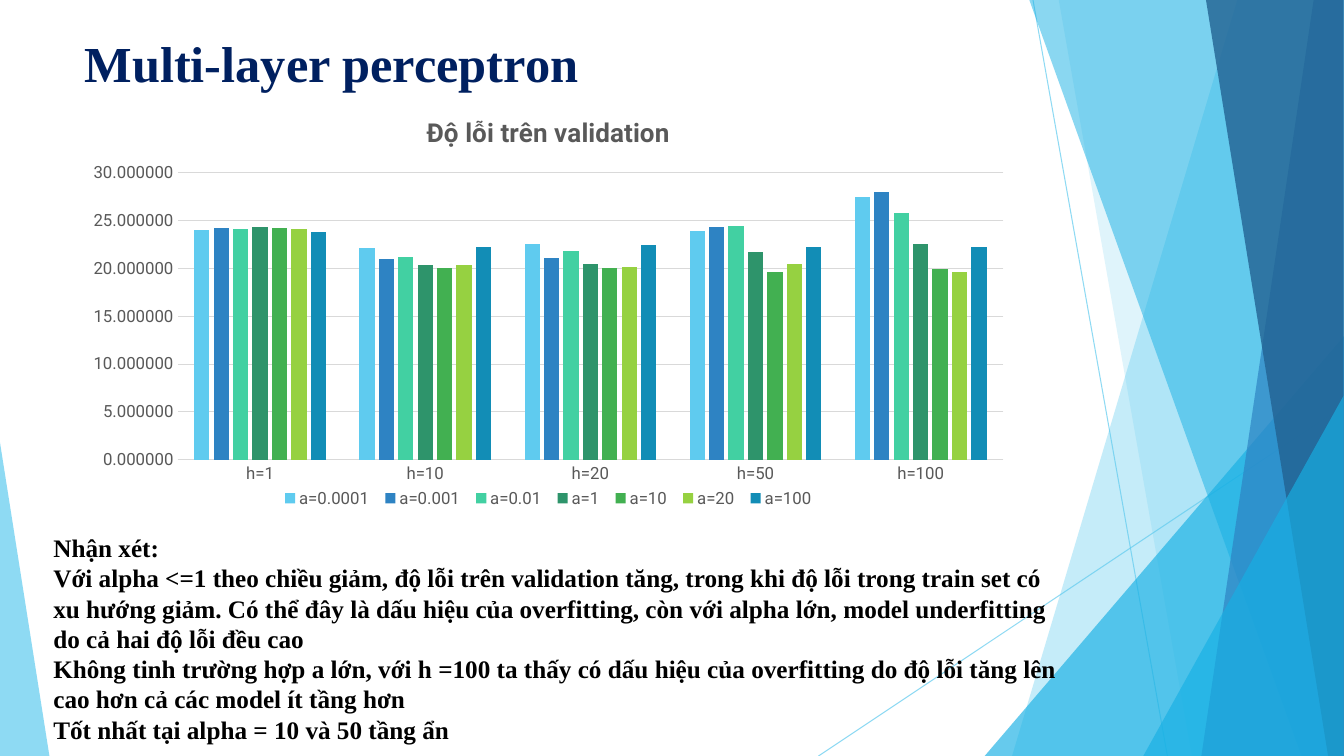
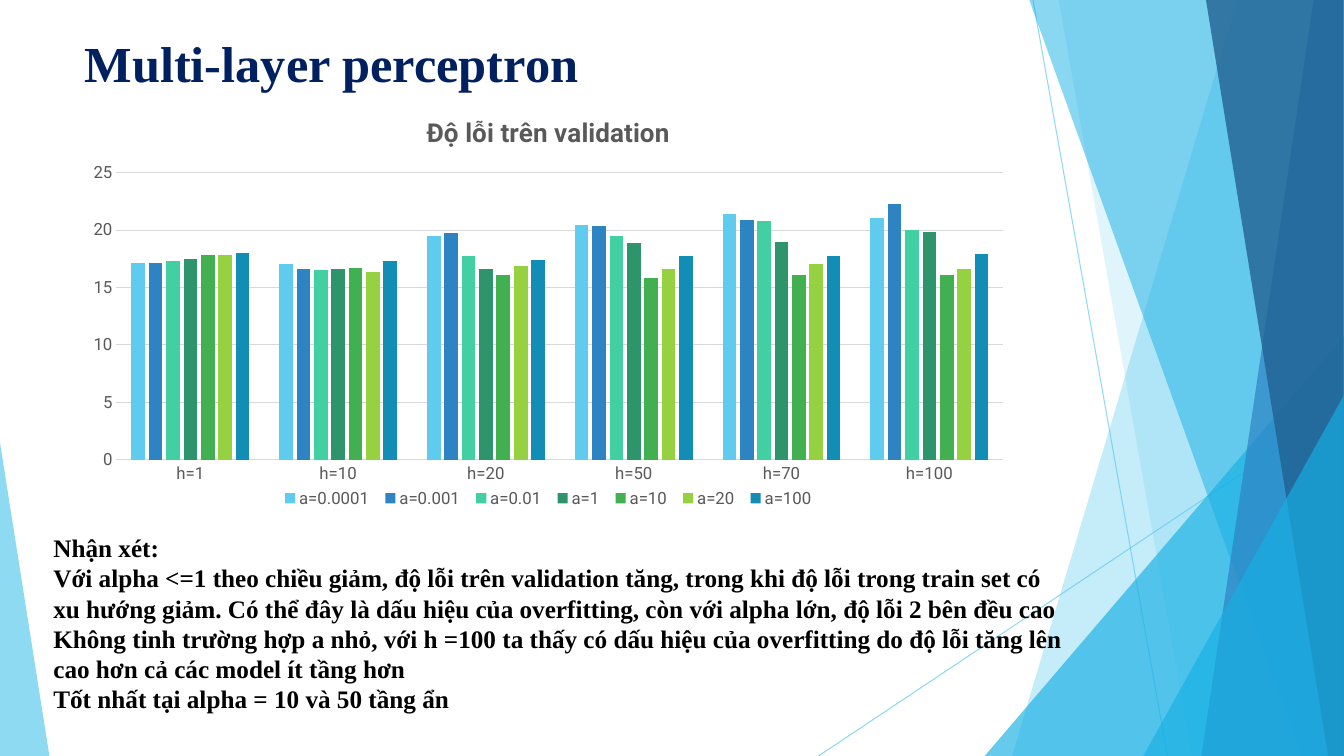
Before and after one commit to NguyenVTai/Datascience_2016-2, a slide deck: slide 21 of report/BÁO CÁO ĐỒ ÁN CUỐI KỲ.pptx (slide 16 before the commit). Drawn at 1344x756 pixels with LibreOffice and Linux fonts; fonts in the diff are those of the drawing. Boxes give left, top, right and bottom in pixels: in the first picture for what was removed or moved away, otherwise in the second. Text is boxed around its words. In the diff, an @@ line names an element or a change of style, - is before the commit and + after.

```diff
--- a/report/BÁO CÁO ĐỒ ÁN CUỐI KỲ.pptx
+++ b/report/BÁO CÁO ĐỒ ÁN CUỐI KỲ.pptx
@@ column chart at [75,100,1022,527] @@
-categories: h=1, h=10, h=20, h=50, h=100
+categories: h=1, h=10, h=20, h=50, h=70, h=100
-a=0.0001: 24, 22.1, 22.5, 23.9, 27.4
+a=0.0001: 17.2, 17, 19.5, 20.4, 21.4, 21
-a=0.001: 24.2, 21, 21.1, 24.3, 28
+a=0.001: 17.1, 16.6, 19.8, 20.4, 20.9, 22.3
-a=0.01: 24.1, 21.1, 21.8, 24.4, 25.8
+a=0.01: 17.3, 16.5, 17.8, 19.5, 20.8, 20
-a=1: 24.3, 20.4, 20.4, 21.7, 22.6
+a=1: 17.5, 16.6, 16.6, 18.9, 18.9, 19.8
-a=10: 24.2, 20, 20, 19.6, 19.9
+a=10: 17.8, 16.7, 16.1, 15.8, 16.1, 16.1
-a=20: 24.1, 20.3, 20.1, 20.4, 19.6
+a=20: 17.8, 16.3, 16.9, 16.6, 17, 16.6
-a=100: 23.8, 22.2, 22.4, 22.3, 22.3
+a=100: 18, 17.3, 17.4, 17.8, 17.8, 17.9
@@ text at [53,568,1061,684]: text changed @@
-Với alpha <=1 theo chiều giảm, độ lỗi trên validation tăng, trong khi độ lỗi trong train set có xu hướng giảm. Có thể đây là dấu hiệu của overfitting, còn với alpha lớn, model underfitting do cả hai độ lỗi đều cao
-Không tinh trường hợp a lớn, với h =100 ta thấy có dấu hiệu của overfitting do độ lỗi tăng lên cao hơn cả các model ít tầng hơn
+Với alpha <=1 theo chiều giảm, độ lỗi trên validation tăng, trong khi độ lỗi trong train set có xu hướng giảm. Có thể đây là dấu hiệu của overfitting, còn với alpha lớn, độ lỗi 2 bên đều cao
+Không tinh trường hợp a nhỏ, với h =100 ta thấy có dấu hiệu của overfitting do độ lỗi tăng lên cao hơn cả các model ít tầng hơn
```
Also in this commit, not shown: 9 other slides changed, 8 slides added, 2 slides removed.
